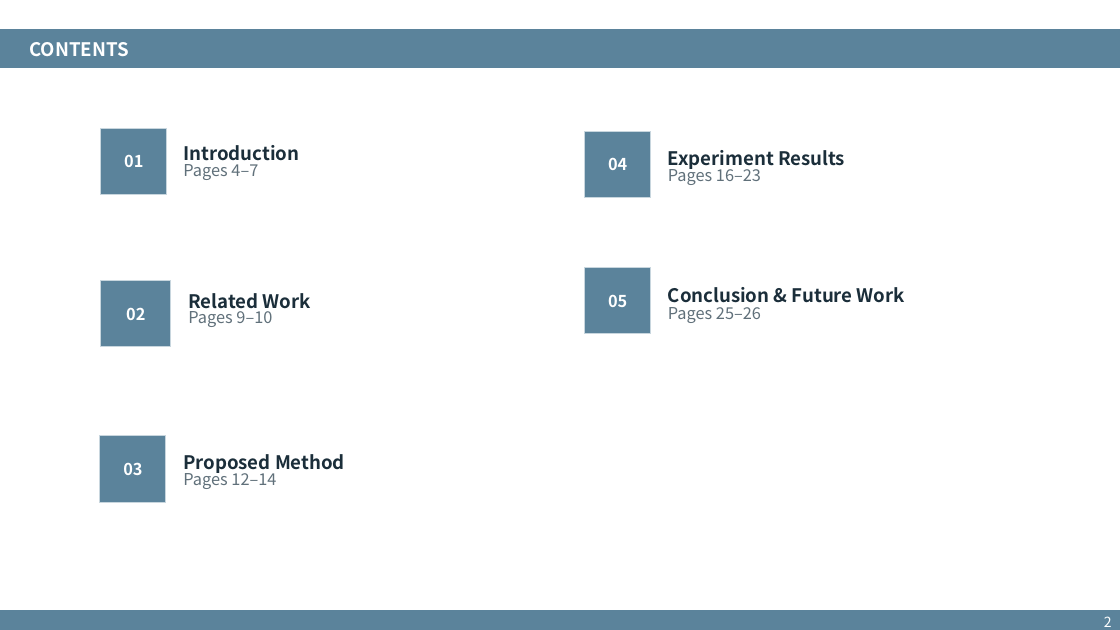
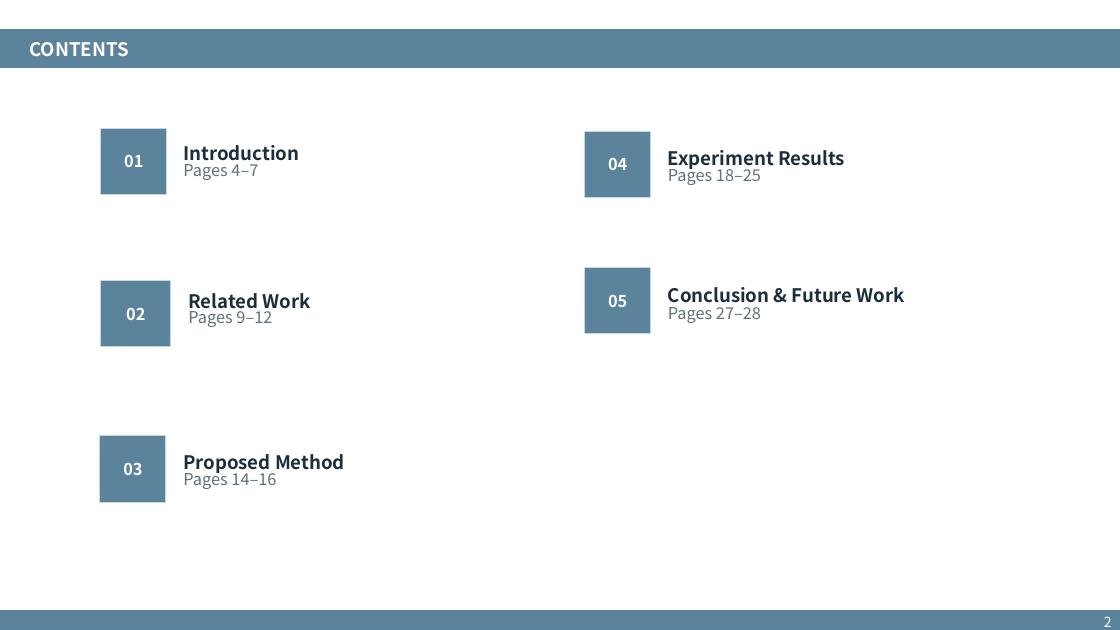
Before and after one commit to xdfg12456/llama-mtp, a slide deck: slide 2 of doc/mtp_with_consistency_method.pptx. Drawn at 1120x630 pixels with LibreOffice and Linux fonts; fonts in the diff are those of the drawing. Boxes give left, top, right and bottom in pixels: in the first picture for what was removed or moved away, otherwise in the second. Text is boxed around its words. In the diff, an @@ line names an element or a change of style, - is before the commit and + after.

```diff
--- a/doc/mtp_with_consistency_method.pptx
+++ b/doc/mtp_with_consistency_method.pptx
@@ text at <box>668,165,761,185</box>: text changed @@
-Pages 16–23
+Pages 18–25
@@ text at <box>188,307,272,327</box>: text changed @@
-Pages 9–10
+Pages 9–12
@@ text at <box>668,307,761,323</box>: text changed @@
-Pages 25–26
+Pages 27–28
@@ text at <box>183,469,276,489</box>: text changed @@
-Pages 12–14
+Pages 14–16
```
Also in this commit, not shown: 18 other slides changed, 5 slides added, 1 slide removed, 1 other file.
